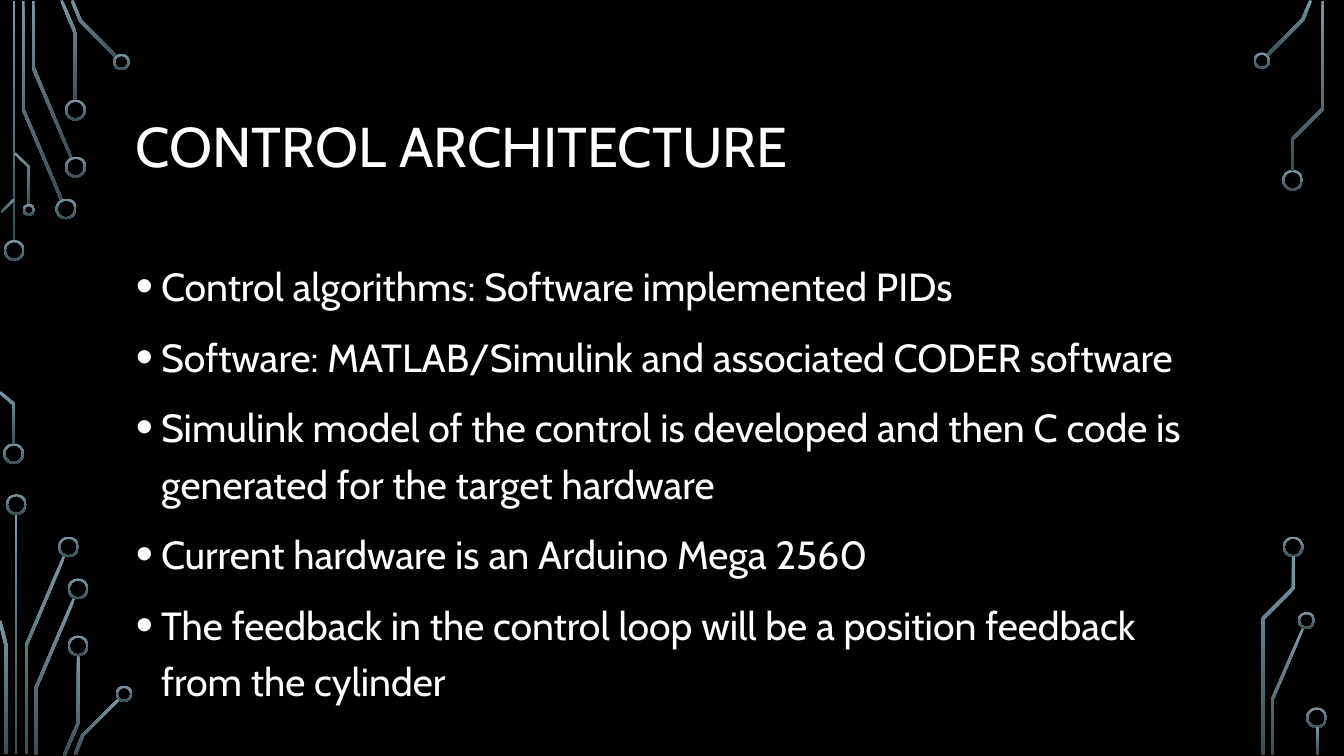
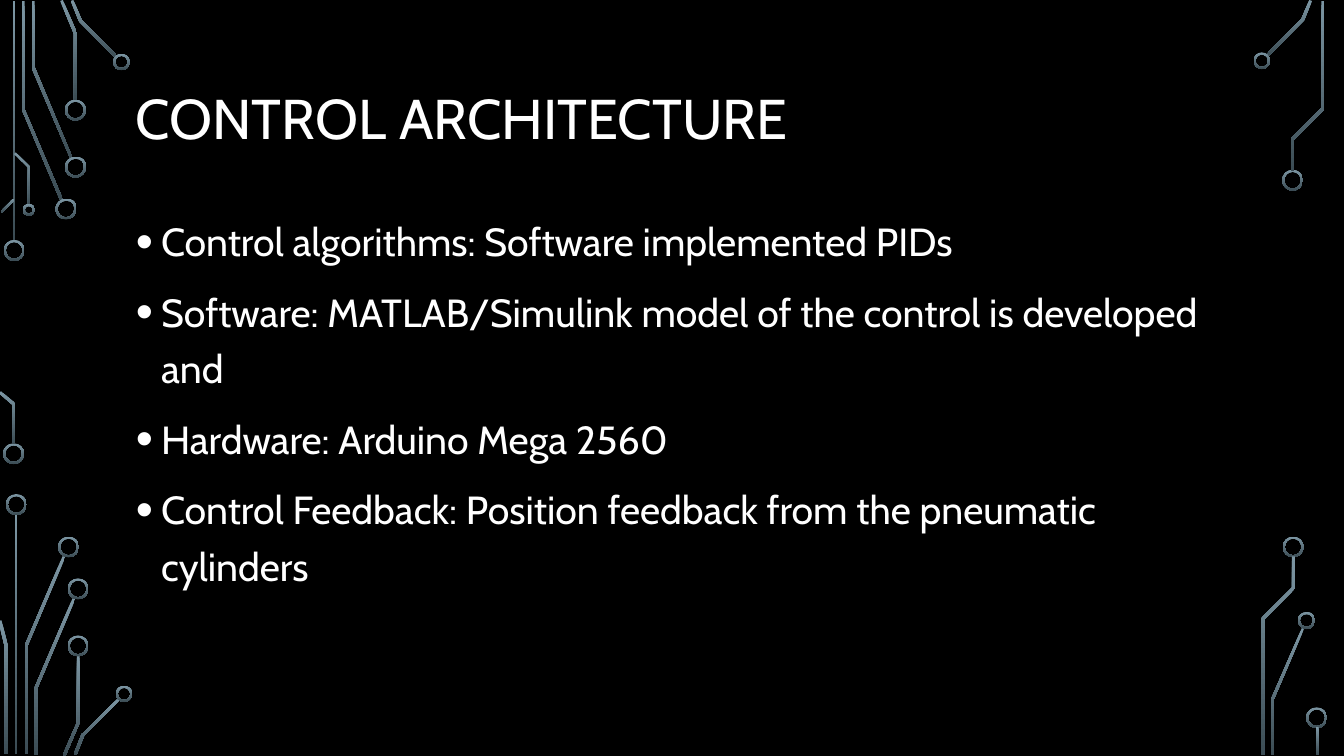
Before and after one commit to Logiant/AgileRoboticControls, a slide deck: slide 15 of Documentation/Presentation/Design Powerpoint.pptx. Drawn at 1344x756 pixels with LibreOffice and Linux fonts; fonts in the diff are those of the drawing; background and template pictures are left out. Boxes give left, top, right and bottom in pixels: in the first picture for what was removed or moved away, otherwise in the second. Text is boxed around its words. In the diff, an @@ line names an element or a change of style, - is before the commit and + after.

```diff
--- a/Documentation/Presentation/Design Powerpoint.pptx
+++ b/Documentation/Presentation/Design Powerpoint.pptx
@@ title "CONTROL ARCHITECTURE": place and size @@
-title "CONTROL ARCHITECTURE" at [136, 127, 787, 168]
+title "CONTROL ARCHITECTURE" at [136, 99, 787, 140]
@@ text "Control algorithms: Software implemented PIDs": place and size @@
-text "Control algorithms: Software implemented PIDs" at [161, 271, 1181, 706]
+text "Control algorithms: Software implemented PIDs" at [161, 226, 1198, 590]
@@ text at [161, 297, 1198, 590]: text changed @@
-• Software: MATLAB/Simulink and associated CODER software
-• Simulink model of the control is developed and then C code is generated for the target hardware
-• Current hardware is an Arduino Mega 2560
-• The feedback in the control loop will be a position feedback from the cylinder
+• Software: MATLAB/Simulink model of the control is developed and
+• Hardware: Arduino Mega 2560
+• Control Feedback: Position feedback from the pneumatic cylinders
```
Also in this commit, not shown: 2 other slides changed, 1 slide added, 1 slide removed, 2 other files.
